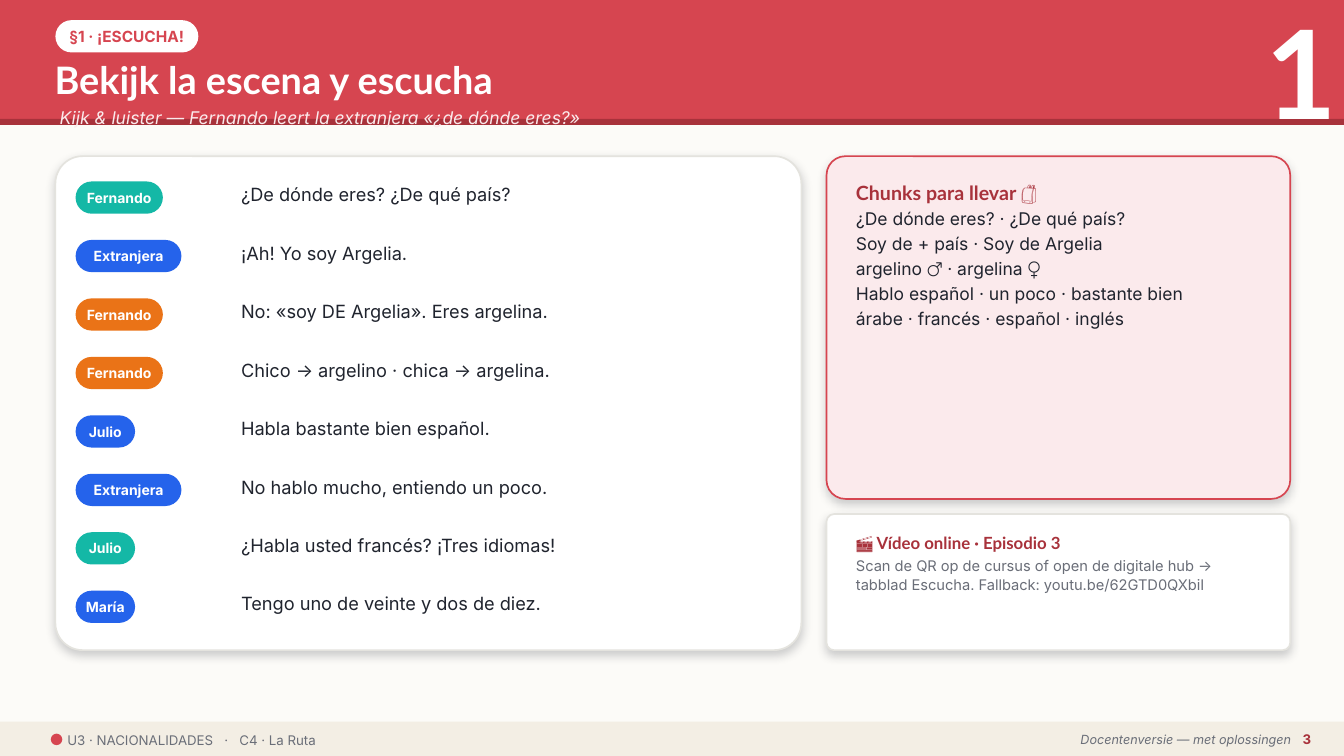
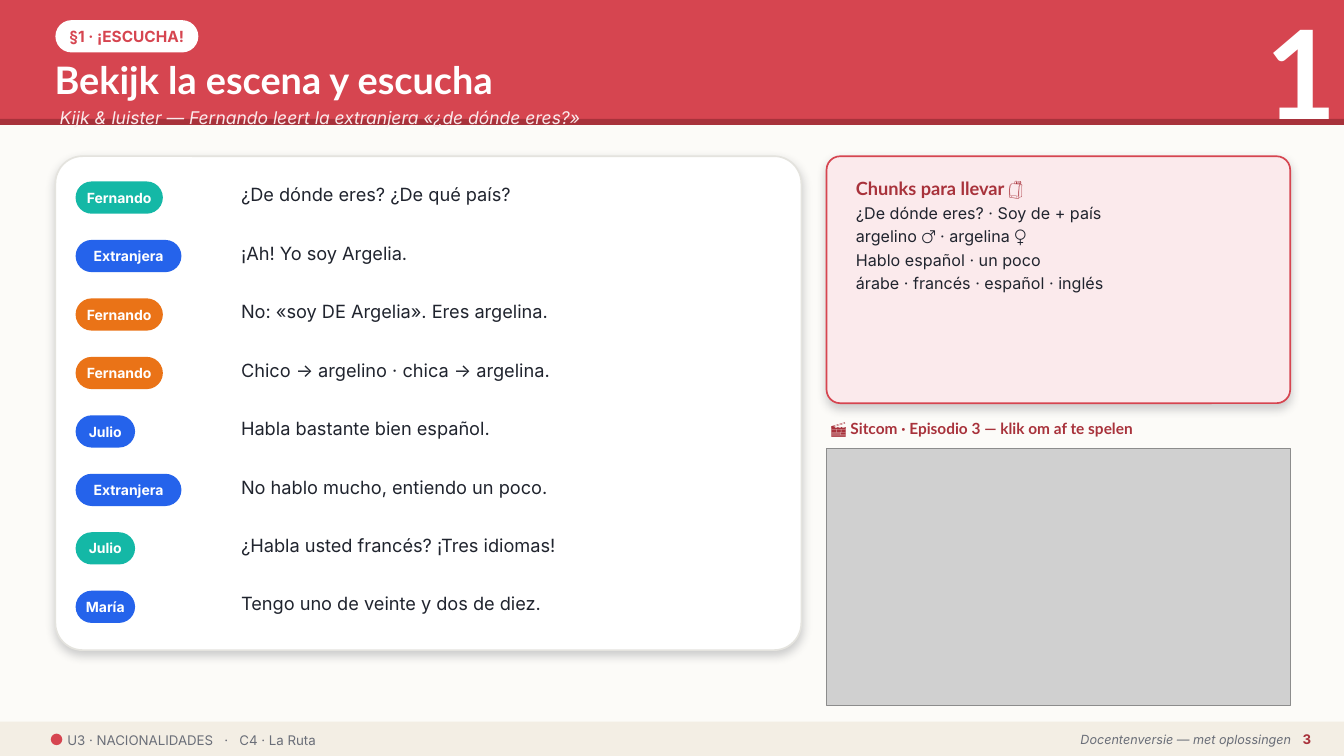
Before and after one commit to WimWuyts/espa-ol-en-la-pr-ctica, a slide deck: slide 3 of 03-build/pptx/C4_U3_docente.pptx. Drawn at 1344x756 pixels with LibreOffice and Linux fonts; fonts in the diff are those of the drawing; grey boxes stand for pictures. Boxes give left, top, right and bottom in pixels: in the first picture for what was removed or moved away, otherwise in the second. Text is boxed around its words. In the diff, an @@ line names an element or a change of style, - is before the commit and + after.

```diff
--- a/03-build/pptx/C4_U3_docente.pptx
+++ b/03-build/pptx/C4_U3_docente.pptx
@@ rounded rectangle: place and size @@
-rounded rectangle at <box>827,156,1291,499</box>
+rounded rectangle at <box>827,156,1291,403</box>
@@ text at <box>856,206,1101,223</box>: text changed; size 12.5 to 11.5 pt @@
-¿De dónde eres? · ¿De qué país?
-Soy de + país · Soy de Argelia
+¿De dónde eres? · Soy de + país
@@ text at <box>856,181,1103,293</box>: size 14 to 13 pt in "Chunks para llevar 🎒"; size 12.5 to 11.5 pt in "argelino ♂ · argelina ♀", "árabe · francés · español · inglés" @@
@@ text at <box>856,254,1040,269</box>: text changed; size 12.5 to 11.5 pt @@
-Hablo español · un poco · bastante bien
+Hablo español · un poco
@@ picture added at <box>827,449,1291,706</box> @@
@@ text added at <box>850,422,1133,437</box>, 11 pt, text #A8323B, bold @@
+🎬 Sitcom · Episodio 3 — klik om af te spelen
@@ rounded rectangle removed at <box>827,514,1291,650</box> @@
@@ text removed at <box>856,536,1204,593</box> @@
-🎬 Vídeo online · Episodio 3
-Scan de QR op de cursus of open de digitale hub → tabblad Escucha. Fallback: youtu.be/62GTD0QXbiI
```
Also in this commit, not shown: 12 other files.
